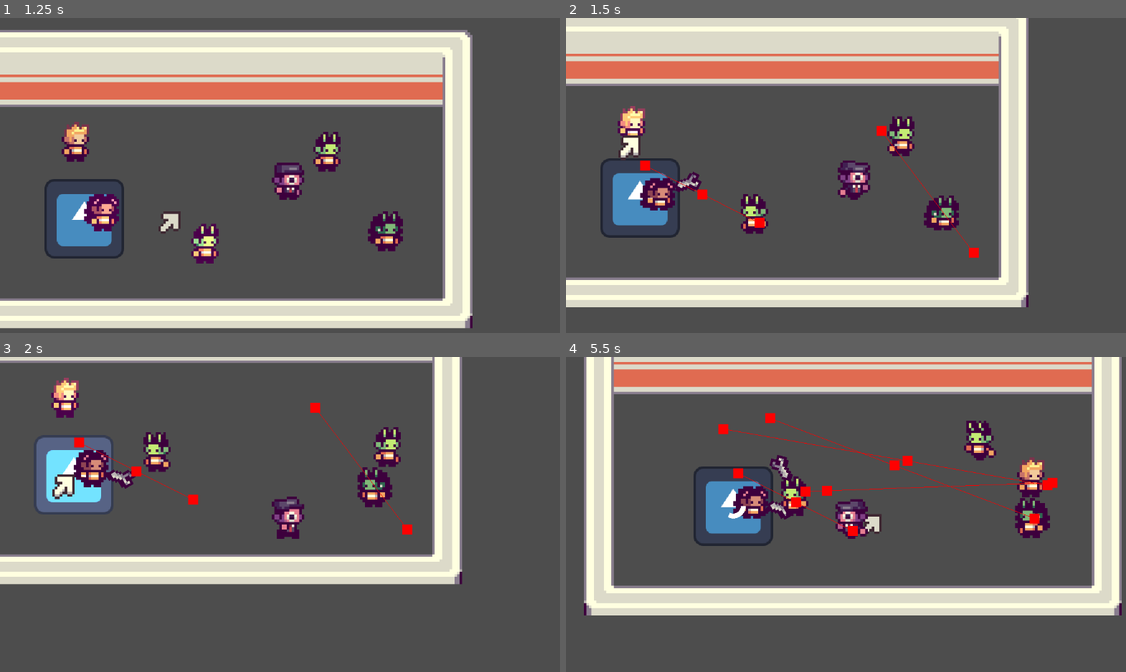
Above: before the commit, frames 1-4 (two rows, left to right).
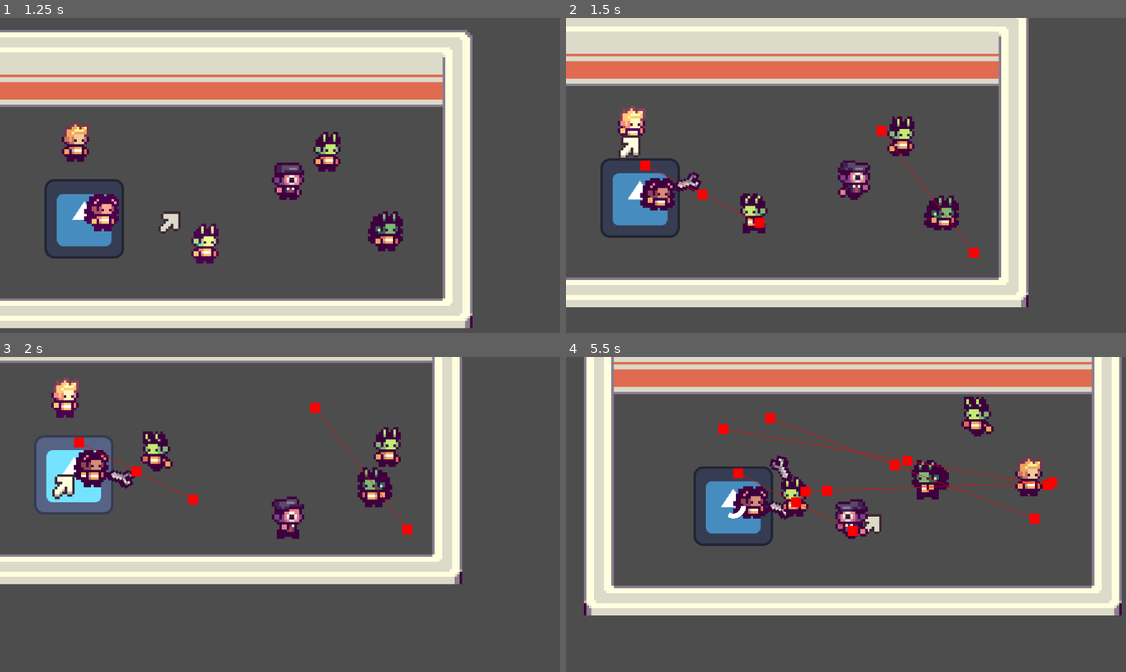
Above: after the commit, the same moments.

Repository: EEGAR1/summer-game-jam
Game: Godot game, scene res://scenes/main.tscn
Two runs of this game, one before a commit and one after it. Both use one fixed random seed, a clock stepped at 60 frames per second and the inputs below. The engine's default icon, where the game draws it, is replaced by a stand-in: a white triangle on a blue panel in a dark square.
Inputs (mouse positions are in pixels of both pictures, inside the frame that each line leads up to):
- Up to frame 1 (1.25 s): move the mouse to (184, 210) at 0.52 s; press the mouse at (184, 210) at 0.53 s; hold D (move_right) from 0.53 s (still down)
- Up to frame 2 (1.5 s): move the mouse to (638, 140) at 1.27 s; release D (move_right) at 1.28 s; release the mouse at (638, 140) at 1.28 s; hold S (move_down) from 1.28 s (still down); click (638, 140) at 1.35 s
- Up to frame 3 (2 s): keep holding S (move_down)
- Up to frame 4 (5.5 s): move the mouse to (952, 448) at 2.02 s; release S (move_down) at 2.03 s; press the mouse at (952, 448) at 2.03 s; hold D (move_right) 2.03-2.78 s; move the mouse to (622, 454) at 2.77 s; release the mouse at (622, 454) at 2.78 s; hold W (move_up) 2.78-3.53 s; click (622, 454) at 2.85 s; move the mouse to (846, 558) at 3.52 s; press the mouse at (846, 558) at 3.53 s; hold A (move_left) 3.53-5.03 s; move the mouse to (678, 470) at 4.27 s; release the mouse at (678, 470) at 4.28 s; click (678, 470) at 4.35 s; move the mouse to (879, 517) at 5.02 s; press the mouse at (879, 517) at 5.03 s; hold S (move_down) from 5.03 s (still down)

Frame 1 is identical in both runs. In frame 2, 0.2% of the frame differs, in the area x 31-37%, y 55-69%; in frame 3, 0.3%; in frame 4, 2.5%, in the area x 28-88%, y 12-58%.

Commit message:
Update person and citizen properties; add navigation obstacle to body prefab

Diff:
--- a/scenes/classes/person.tscn
+++ b/scenes/classes/person.tscn
@@ -116,6 +116,8 @@
 collision_mask = 2
 input_pickable = true
 script = ExtResource("1_83wek")
+stress = null
+max_speed = null
 
 [node name="Icon" type="AnimatedSprite2D" parent="." unique_id=1980460130]
 script = ExtResource("2_5rrw4")
@@ -129,7 +131,7 @@
 radius = 8.0
 neighbor_distance = 10000.0
 max_neighbors = 1000
-time_horizon_agents = 999.0
+time_horizon_agents = 10.0
 time_horizon_obstacles = 1.0
 max_speed = 50.0
 debug_enabled = true
--- a/scenes/main.tscn
+++ b/scenes/main.tscn
@@ -54,18 +54,28 @@
 
 [node name="Citizen" parent="." unique_id=1228245065 instance=ExtResource("1_tbgi4")]
 position = Vector2(-41, 13)
+stress = 0.0
+max_speed = 50.0
 
 [node name="Citizen2" parent="." unique_id=383556618 instance=ExtResource("1_tbgi4")]
 position = Vector2(-52, -15)
+stress = 0.0
+max_speed = 50.0
 
 [node name="Citizen3" parent="." unique_id=812543357 instance=ExtResource("1_tbgi4")]
 position = Vector2(49, -11)
+stress = 0.0
+max_speed = 50.0
 
 [node name="Citizen4" parent="." unique_id=1863117809 instance=ExtResource("1_tbgi4")]
 position = Vector2(0, 26)
+stress = 0.0
+max_speed = 50.0
 
 [node name="Citizen5" parent="." unique_id=1981682092 instance=ExtResource("1_tbgi4")]
 position = Vector2(73, 21)
+stress = 0.0
+max_speed = 50.0
 
 [node name="Camera2D" type="Camera2D" parent="." unique_id=493783764]
 zoom = Vector2(5, 5)
--- a/scenes/prefab/body.tscn
+++ b/scenes/prefab/body.tscn
@@ -53,3 +53,8 @@
 
 [node name="CollisionShape2D" type="CollisionShape2D" parent="." unique_id=1735101094]
 shape = SubResource("RectangleShape2D_pi4pf")
+
+[node name="NavigationObstacle2D" type="NavigationObstacle2D" parent="." unique_id=1509947994]
+radius = 8.0
+affect_navigation_mesh = true
+carve_navigation_mesh = true
--- a/scripts/emotion_manager.gd
+++ b/scripts/emotion_manager.gd
@@ -16,9 +16,6 @@
 
 func set_emotion(person_id : int, em_type : int, value : float):
 	var em_id = float(person_id) + 0.1*float(em_type)
-	if abs(value - emotions.get(em_id)) > 5.0:
-		var emotion := int((em_id - round(em_id)) * 10)
-		show_emotion(emotion, value - emotions.get(em_id) > 0.0)
 	emotions.set(em_id, value)
 
 func show_emotion(emotion : int, is_pos : bool):
--- a/scripts/person.gd
+++ b/scripts/person.gd
@@ -89,6 +89,8 @@
 func _physics_process(delta):
 	queue_redraw()
 
+	if stress > 0.0: stress -= delta
+
 	modulate = Color(1.0, 1.0, 1.0, 1.0)
 
 	navigation_agent.max_speed = max_speed + stress
